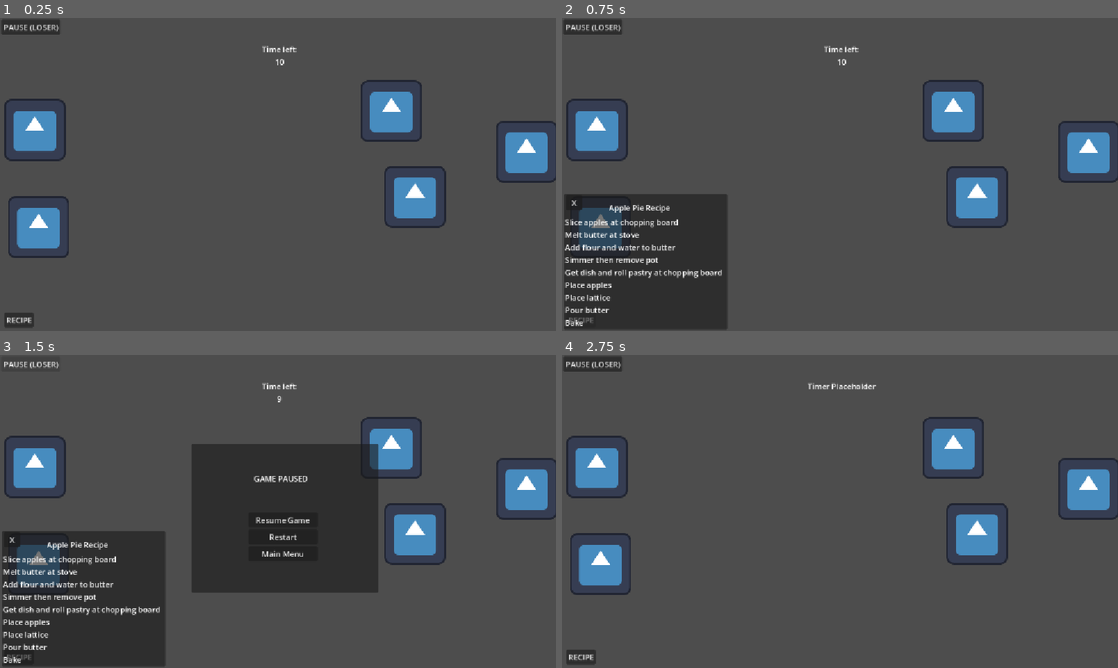
Above: before the commit, frames 1-4 (two rows, left to right).
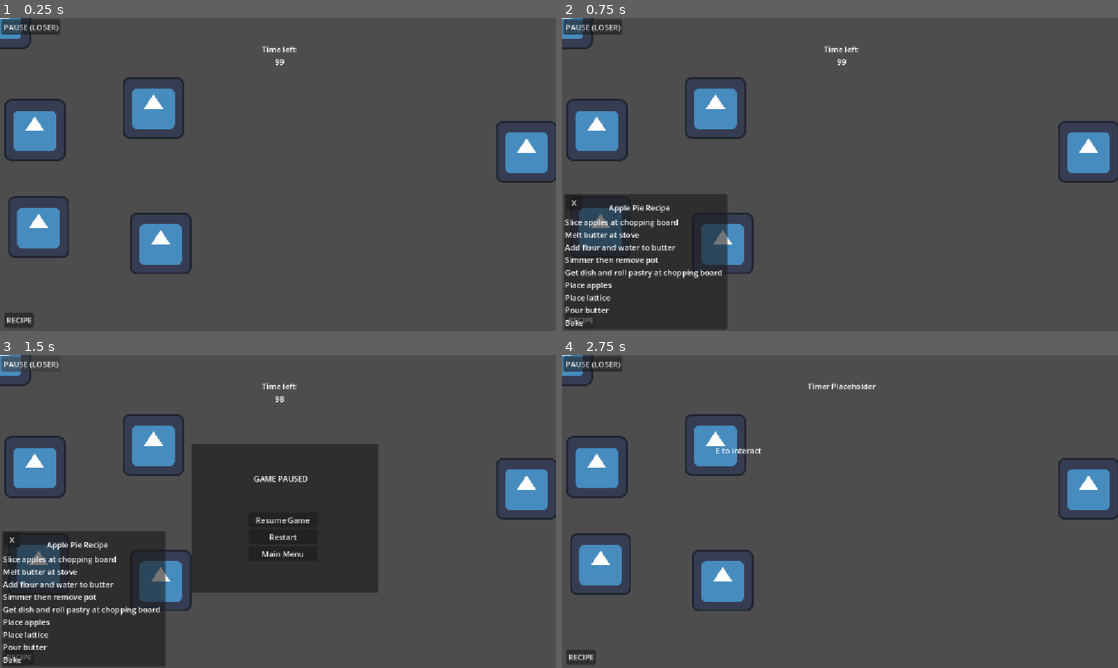
Above: after the commit, the same moments.

Repository: tszyana/SenselessChefs
Game: Godot game, scene res://scenes/kitchen.tscn
Same seed, same stepped clock (60 frames per second), same inputs: the game is played once before the commit and once after it. This scene is started directly instead of the project's main scene. The engine's default icon, where the game draws it, is replaced by a stand-in: a white triangle on a blue panel in a dark square.
Inputs:
- Up to frame 1 (0.25 s): no input
- Up to frame 2 (0.75 s): click "RECIPE" at 0.5 s
- Up to frame 3 (1.5 s): click "PAUSE (LOSER)" at 1.25 s
- Up to frame 4 (2.75 s): click "Restart" at 2 s

The runs differ from the first frame. In frame 1, 5.4% of the frame differs, in the area x 0-81%, y 0-82%; in frame 2, 5.3%; in frame 3, 5.2%; in frame 4, 5.4%.

Commit message:
ingredients putting in thing

Diff:
--- a/scenes/Interactables/chopping_board.tscn
+++ b/scenes/Interactables/chopping_board.tscn
@@ -26,3 +26,7 @@
 [node name="CollisionShape2D" type="CollisionShape2D" parent="Interactable" unique_id=1742688929]
 scale = Vector2(9.736896, 7.3192387)
 shape = SubResource("CircleShape2D_0wdwo")
+
+[node name="ProgressBar" type="ProgressBar" parent="." unique_id=392024652]
+offset_right = 4.0
+offset_bottom = 27.0
--- a/scenes/kitchen.tscn
+++ b/scenes/kitchen.tscn
@@ -51,6 +51,7 @@
 [node name="Players" type="Node2D" parent="." unique_id=1408460873]
 
 [node name="MutePlayer" parent="Players" unique_id=102776357 instance=ExtResource("1_01sk3")]
+visible = false
 position = Vector2(811, 193)
 
 [node name="DeafPlayer" parent="Players" unique_id=1982512972 instance=ExtResource("2_jtesv")]
@@ -58,7 +59,6 @@
 position = Vector2(363, 436)
 
 [node name="BlindPlayer" parent="Players" unique_id=1426497895 instance=ExtResource("3_c621a")]
-visible = false
 position = Vector2(318, 186)
 
 [node name="Control" type="Control" parent="." unique_id=751850616]
@@ -221,7 +221,7 @@
 Bake"
 
 [node name="Timer" type="Timer" parent="." unique_id=1406045070]
-wait_time = 11.0
+wait_time = 100.0
 one_shot = true
 autostart = true
 script = SubResource("GDScript_v3ycp")
@@ -250,6 +250,14 @@
 
 [node name="Pickable" parent="." unique_id=1020376432 instance=ExtResource("12_k1jr4")]
 position = Vector2(860, 370)
+item_name = "apple"
+
+[node name="Pickable2" parent="." unique_id=253672139 instance=ExtResource("12_k1jr4")]
+position = Vector2(333, 467)
+item_name = "flour"
+
+[node name="Pickable3" parent="." unique_id=545221216 instance=ExtResource("12_k1jr4")]
+item_name = "trash"
 
 [connection signal="pressed" from="Control/TimerPopup/VBoxContainer/RestartButton" to="." method="_on_restart_button_pressed"]
 [connection signal="pressed" from="Control/TimerPopup/VBoxContainer/MainMenuButton" to="." method="_on_main_menu_button_pressed"]
--- a/scripts/chopping_board.gd
+++ b/scripts/chopping_board.gd
@@ -1,6 +1,7 @@
 extends Node2D
 
 @onready var interactable: Area2D = $Interactable
+@onready var progress_bar: ProgressBar = $ProgressBar
 
 @export var chop_time := 1.5
 
@@ -16,8 +17,13 @@
 # Called when the node enters the scene tree for the first time.
 func _ready() -> void:
 	interactable.interact = _on_interact
+	progress_bar.hide()
 
 func _on_interact():
+	if current_combo_index >= COMBOS.size():
+		print("All recipes are completed")
+		return
+
 	# if player is holding object??
 	var player = get_tree().get_first_node_in_group("player_blind")
 
@@ -31,51 +37,58 @@
 	var combo = COMBOS.values()[current_combo_index]
 	var expected_ingredient = combo[current_ingredient_index]
 
+	# wrong ingredient
 	if item.item_name != expected_ingredient:
-		item.reparent(self)
-		item.position = Vector2.ZERO
-		make_result(item, "trash")
+		make_trash(item)
+		print("Wrong ingredient doofus")
 		return
 
 	# if correct, then move item to chopping board
 	item.reparent(self)
 	item.position = Vector2.ZERO
-
 	ingredients.append(item.item_name)
 
-	player.can_move = false
-	interactable.is_interactable = false
+	current_ingredient_index += 1
 
-	print("Chopping", item.item_name) # placeholder for sprite change??
+	# update progress bar
+	progress_bar.max_value = combo.size()
+	progress_bar.value = current_ingredient_index
+	progress_bar.show()
 
-	await get_tree().create_timer(chop_time).timeout
+	# recipe is complete!
+	if current_ingredient_index >= combo.size():
+		player.can_move = false
+		interactable.is_interactable = false
 
-	check_recipe(item)
+		print("Chopping", item.item_name) # placeholder for sprite change??
+		await get_tree().create_timer(chop_time).timeout
 
-	player.can_move = true
-	interactable.is_interactable = true
+		var result_name = COMBOS.keys()[current_combo_index]
+		make_result(result_name)
+		print("Chopped apples")
 
-func check_recipe(item: Pickable):
-	var names = ingredients.duplicate()
-	names.sort()
+		current_combo_index += 1
+		current_ingredient_index = 0
+		progress_bar.hide()
 
-	for result in COMBOS:
-		var recipe = COMBOS[result].duplicate()
-		recipe.sort()
+		player.can_move = true
+		interactable.is_interactable = true
 
-		if names == recipe:
-			make_result(item, result)
-			return
-	if ingredients.size() >= 3:
-		make_result(item, "trash")
+func make_trash(item: Pickable) -> void:
+	item.item_name = "trash"
+	item.update_sprite()
 
-func make_result(item: Pickable, result_name: String):
-	item.item_name = result_name
-	item.get_node("Sprite2D").texture = null
+	item.reparent(self)
+	item.position = Vector2.ZERO
 
-	for ingredient in get_children():
-		if ingredient is Pickable and ingredient != item:
-			ingredient.queue_free()
+func make_result(result_name: String):
+	var result_item: Pickable = ingredients[0]
+
+	for i in range(1, ingredients.size()):
+		ingredients[i].queue_free()
+
+	result_item.item_name = result_name
+	result_item.update_sprite()
 
 	ingredients.clear()
-	ingredients.append(result_name)
+	ingredients.append(result_item)
--- a/scripts/pickable.gd
+++ b/scripts/pickable.gd
@@ -2,3 +2,15 @@
 class_name Pickable
 
 @export var item_name: String = ""
+
+@onready var sprite_2d: Sprite2D = $Sprite2D
+
+func _ready():
+	update_sprite()
+
+func update_sprite():
+	match item_name:
+		"apple":
+			sprite_2d.texture = null # preload("res://food/apple.png")
+		"trash":
+			sprite_2d.texture = preload("res://icon.svg")
--- a/scripts/player_blind.gd
+++ b/scripts/player_blind.gd
@@ -34,6 +34,8 @@
 	var item = held_item
 	held_item = null
 	carrying_item = false
+	is_in_range = false
+	target_object = null
 	return item
 
 func update_vision() -> void:
@@ -41,6 +43,7 @@
 
 func pickup_object() -> void:
 	if Input.is_action_just_pressed("pickup"):
+
 		if carrying_item:
 			drop_item()
 		elif is_in_range and target_object:
@@ -56,6 +59,8 @@
 	held_item.global_position = global_position
 	carrying_item = false
 	held_item = null
+	is_in_range = false
+	target_object = null
 
 
 func _on_vision_area_area_entered(area: Area2D) -> void:
